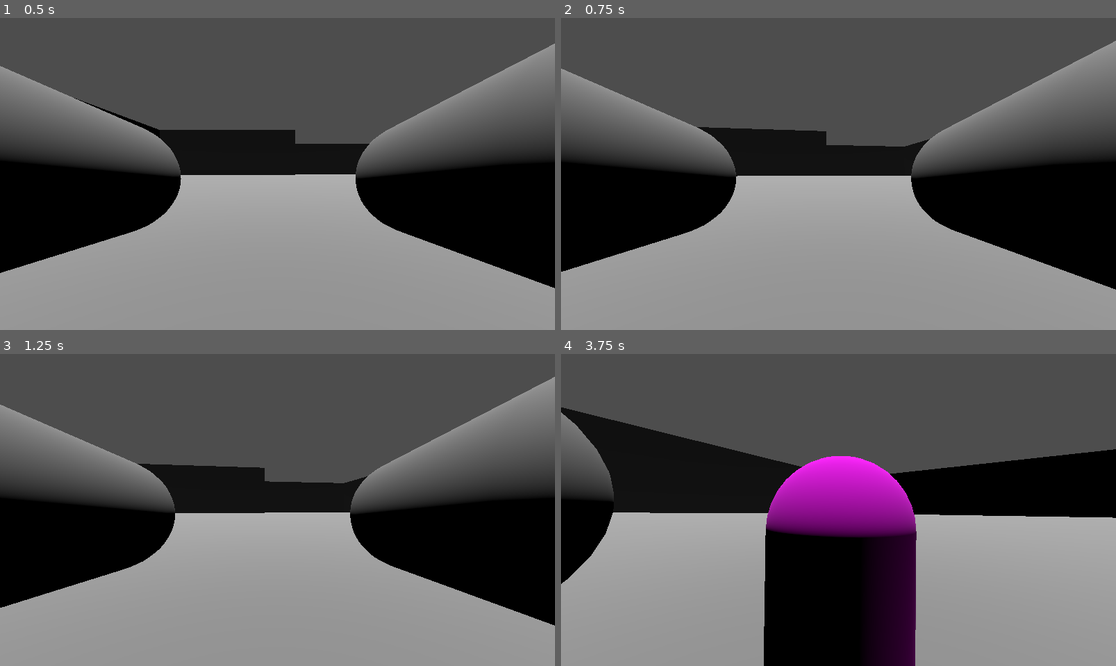
Above: before the commit, frames 1-4 (two rows, left to right).
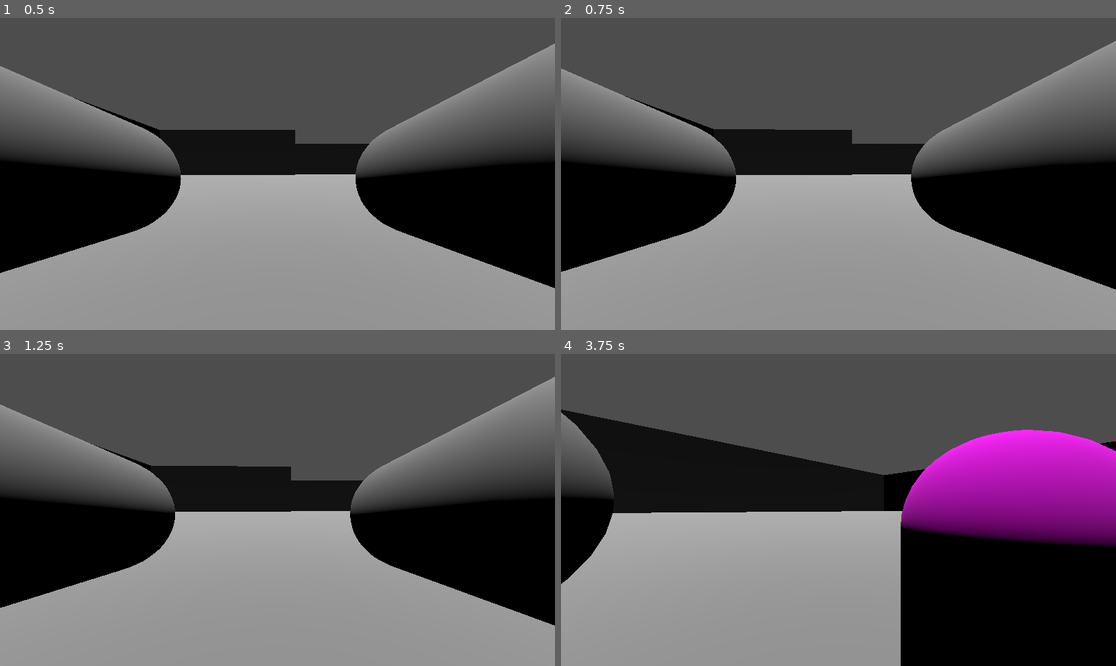
Above: after the commit, the same moments.

Repository: StudioXPEtudiant/-25-26.QC.S.S2_Escape-Night
Game: Godot game, scene res://scenne/Laboratoir(scène).tscn
The game is run twice, just before and just after one commit, with the same random seed, the same clock (stepped at 60 frames per second) and the same inputs.
Inputs (mouse positions are in pixels of both pictures, inside the frame that each line leads up to):
- Up to frame 1 (0.5 s): no input
- Up to frame 2 (0.75 s): move the mouse to (866, 174) at 0.52 s; hold W (Avance) from 0.53 s (still down); tap C (Accroupir) at 0.6 s
- Up to frame 3 (1.25 s): keep holding W (Avance); tap Space (Saut) at 0.77 s
- Up to frame 4 (3.75 s): keep holding W (Avance); tap Enter at 1.25 s; move the mouse to (810, 510) at 1.27 s; tap S (Recule) at 1.35, 3.6 s; tap Space (Saut) at 1.52, 3.02 s; move the mouse to (849, 503) at 2.02 s; hold Shift (Sprint) 2.03-2.78 s; move the mouse to (832, 516) at 2.77 s; tap C (Accroupir) at 2.85 s; move the mouse to (877, 513) at 3.52 s

Frame 1 is identical in both runs. In frame 2, 0.6% of the frame differs, in the area x 11-67%, y 24-51%; in frame 3, 0.5%; in frame 4, 44%, in the area x 0-100%, y 17-100%.

Commit message:
Enlevement temporaire d'une func

Diff:
--- a/script/personnage_principal.gd
+++ b/script/personnage_principal.gd
@@ -1,6 +1,6 @@
 extends CharacterBody3D
 
-var Cowldown = Time
+
 var Impultion = 40.0
 var SPEED = 5.0
 const JUMP_VELOCITY = 4.5
@@ -45,14 +45,14 @@
 		velocity.z = direction.z * SPEED
 	move_and_slide()
 
-func _input(event):
-	var sens_souris: float = 0.002
-	if event is InputEventMouseMotion and Input.get_mouse_mode() == Input.MOUSE_MODE_CAPTURED:
+#func _input(event):
+	#var sens_souris: float = 0.002
+	#if event is InputEventMouseMotion and Input.get_mouse_mode() == Input.MOUSE_MODE_CAPTURED:
 		# Rotation horizontale (autour de Y)
-		rotation.y -= event.relative.x * sens_souris
+	#	rotation.y -= event.relative.x * sens_souris
 
 		# Rotation verticale (autour de X)
-		rotation.x -= event.relative.y * sens_souris
+	#	rotation.x -= event.relative.y * sens_souris
 
 		# Limiter la rotation verticale pour éviter les retournements (ex: entre -80 et 80 degrés)
-		rotation.x = clamp(rotation.x, deg_to_rad(-80), deg_to_rad(80))
+	#	rotation.x = clamp(rotation.x, deg_to_rad(-80), deg_to_rad(80))
